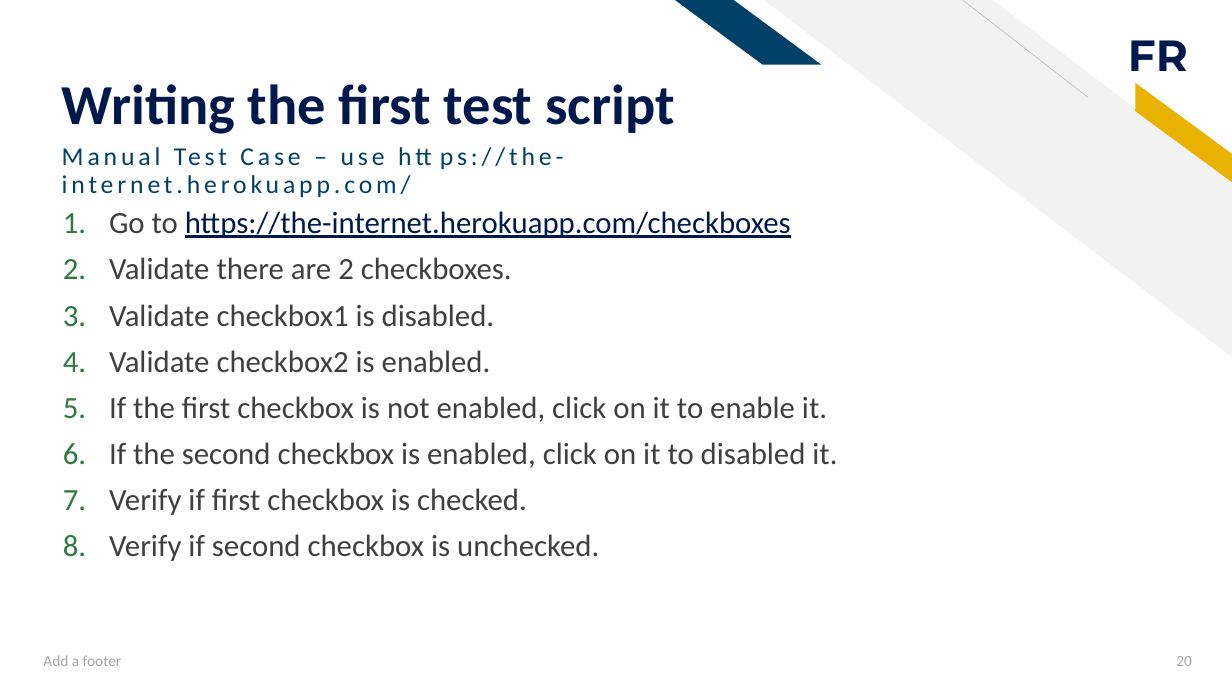
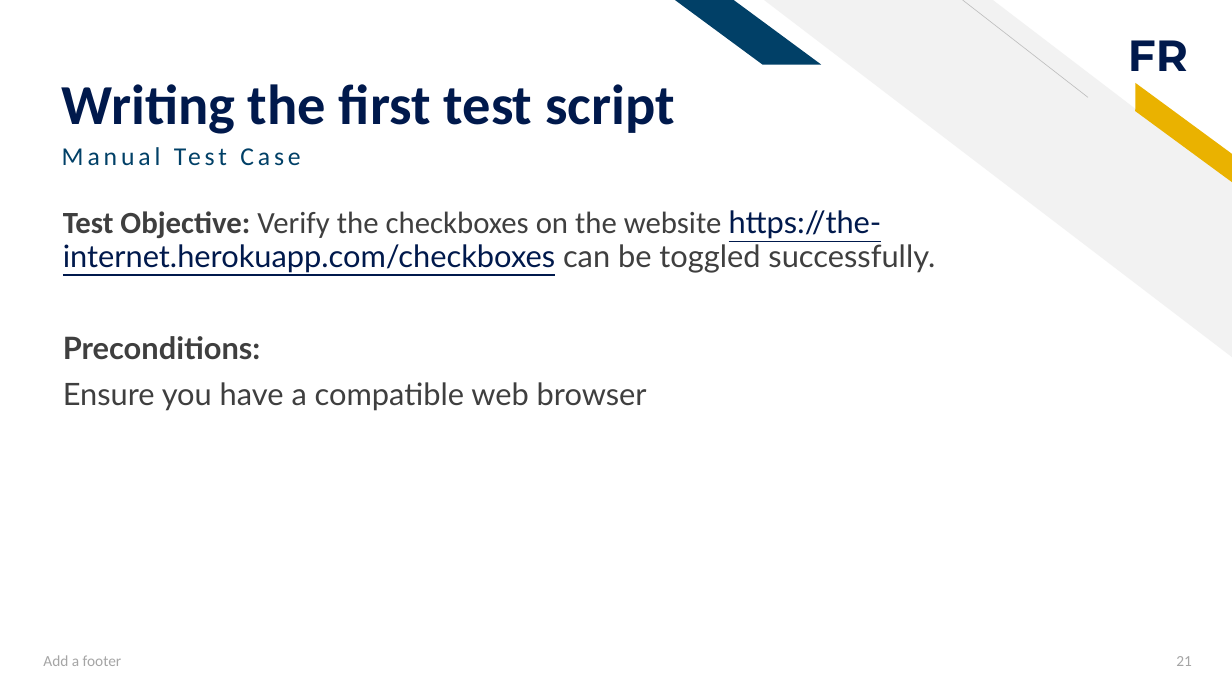
Before and after one commit to ivymorenomt/TestConferenceGuild, a slide deck: slide 21 of docs/From Manual to Automation.pptx (slide 20 before the commit). Drawn at 1232x693 pixels with LibreOffice and Linux fonts; fonts in the diff are those of the drawing. Boxes give left, top, right and bottom in pixels: in the first picture for what was removed or moved away, otherwise in the second. Text is boxed around its words. In the diff, an @@ line names an element or a change of style, - is before the commit and + after.

```diff
--- a/docs/From Manual to Automation.pptx
+++ b/docs/From Manual to Automation.pptx
@@ text at box(444, 88, 533, 125): text changed @@
-Manual Test Case – use https://the-internet.herokuapp.com/
+Manual Test Case
@@ text at box(63, 210, 935, 411): text changed; font Calibri to Lato @@
-1. Go to https://the-internet.herokuapp.com/checkboxes
-2. Validate there are 2 checkboxes.
-3. Validate checkbox1 is disabled.
-4. Validate checkbox2 is enabled.
-5. If the first checkbox is not enabled, click on it to enable it.
-6. If the second checkbox is enabled, click on it to disabled it.
-7. Verify if first checkbox is checked.
-8. Verify if second checkbox is unchecked.
+Test Objective: Verify the checkboxes on the website https://the-internet.herokuapp.com/checkboxes can be toggled successfully.
+Preconditions:
+Ensure you have a compatible web browser
@@ page number at box(1176, 656, 1192, 666): text changed @@
-20
+21
```
Also in this commit, not shown: 14 other slides changed, 10 slides added, 2 slides removed, 4 other files.
